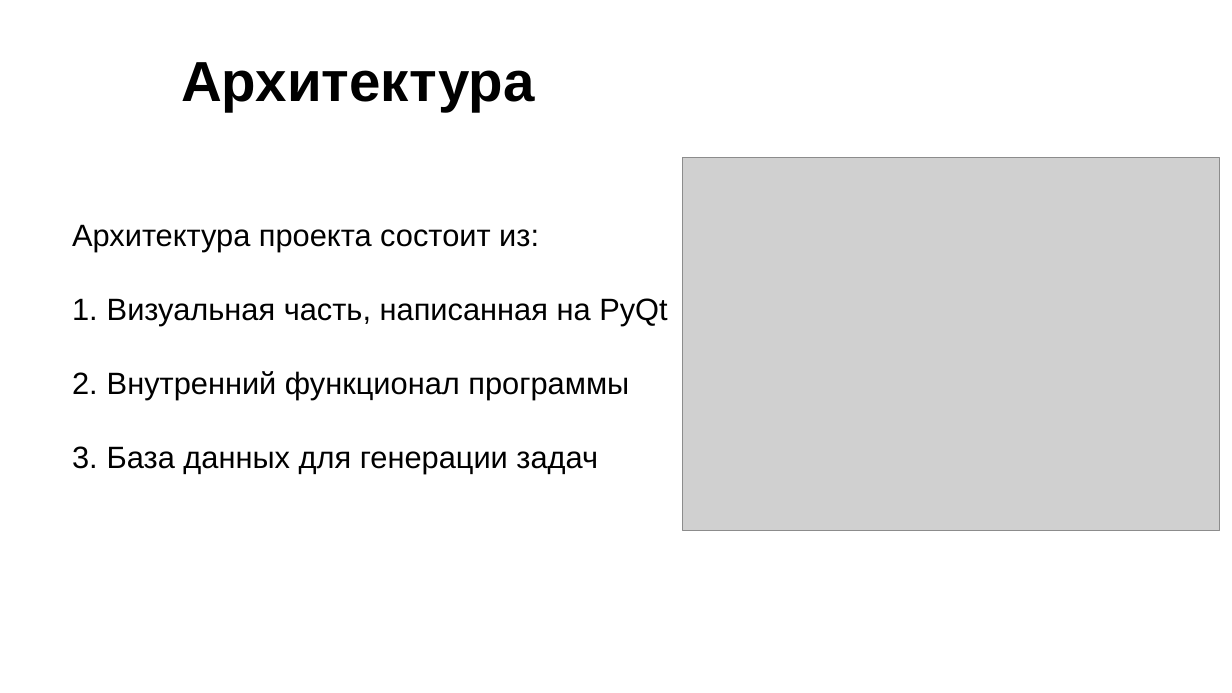
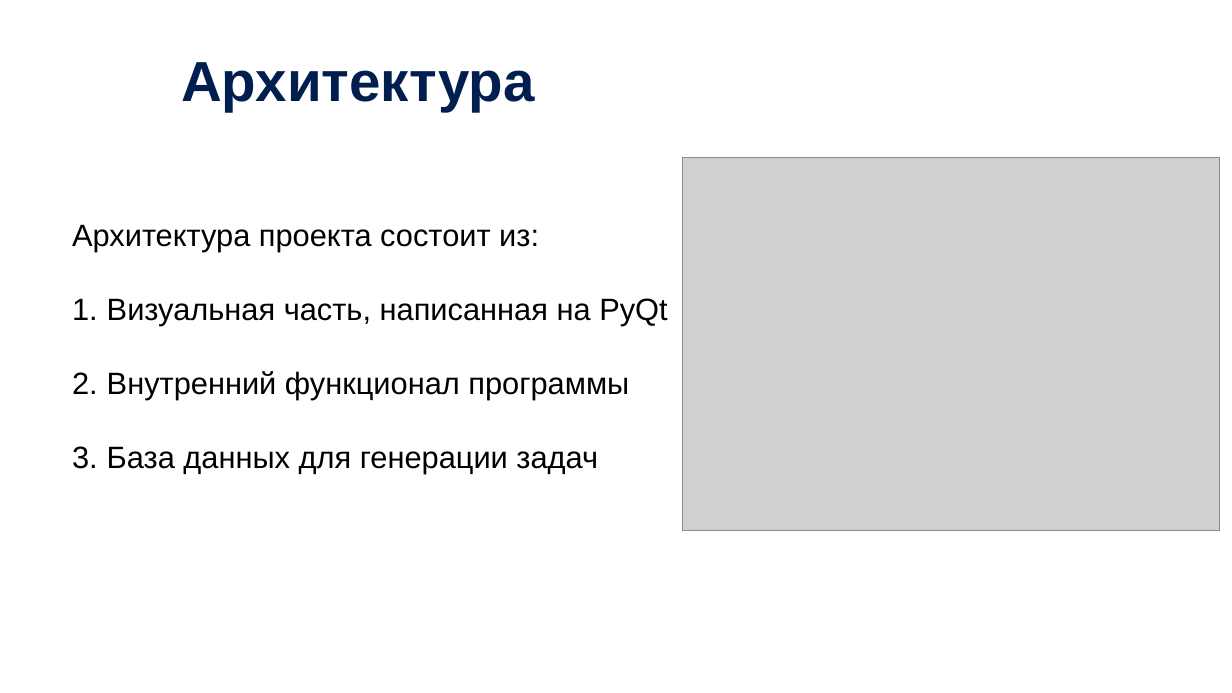
Before and after one commit to kuushma/calculat, a slide deck: slide 6 of documentation/презентация_калькулятор.pptx. Drawn at 1232x693 pixels with LibreOffice and Linux fonts; fonts in the diff are those of the drawing; grey boxes stand for pictures; background and template pictures are left out. Boxes give left, top, right and bottom in pixels: in the first picture for what was removed or moved away, otherwise in the second. Text is boxed around its words. In the diff, an @@ line names an element or a change of style, - is before the commit and + after.

```diff
--- a/documentation/презентация_калькулятор.pptx
+++ b/documentation/презентация_калькулятор.pptx
@@ text "Архитектура" at <box>181,62,534,112</box>: text colour #000000 to #001F4F @@
```
Also in this commit, not shown: 1 other slide changed, 21 other files.
